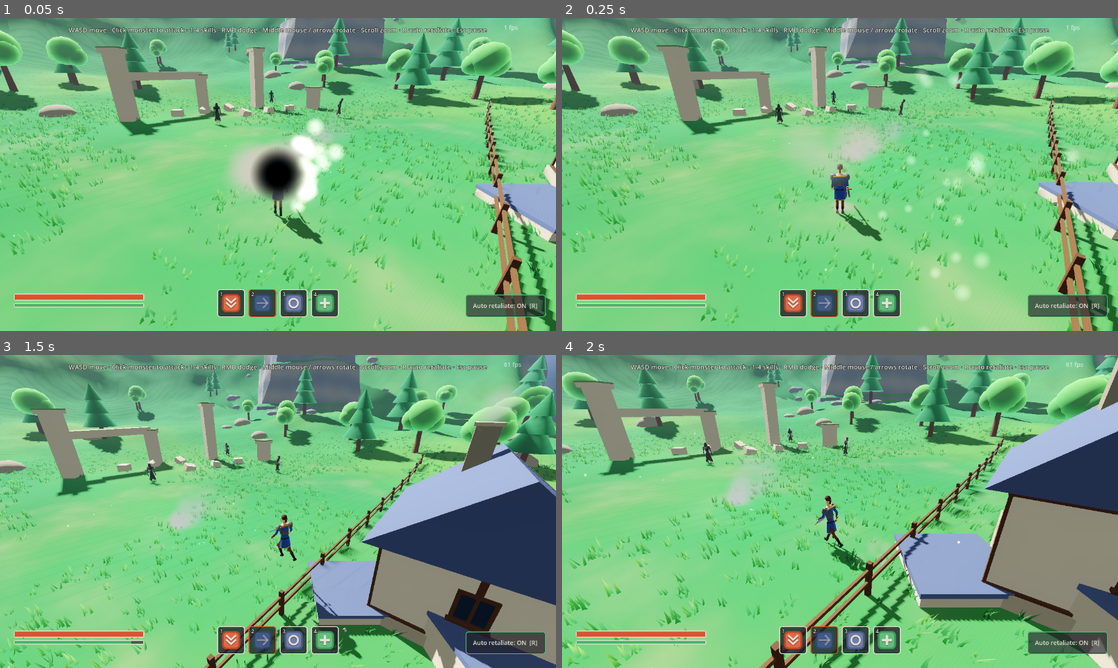
Above: before the commit, frames 1-4 (two rows, left to right).
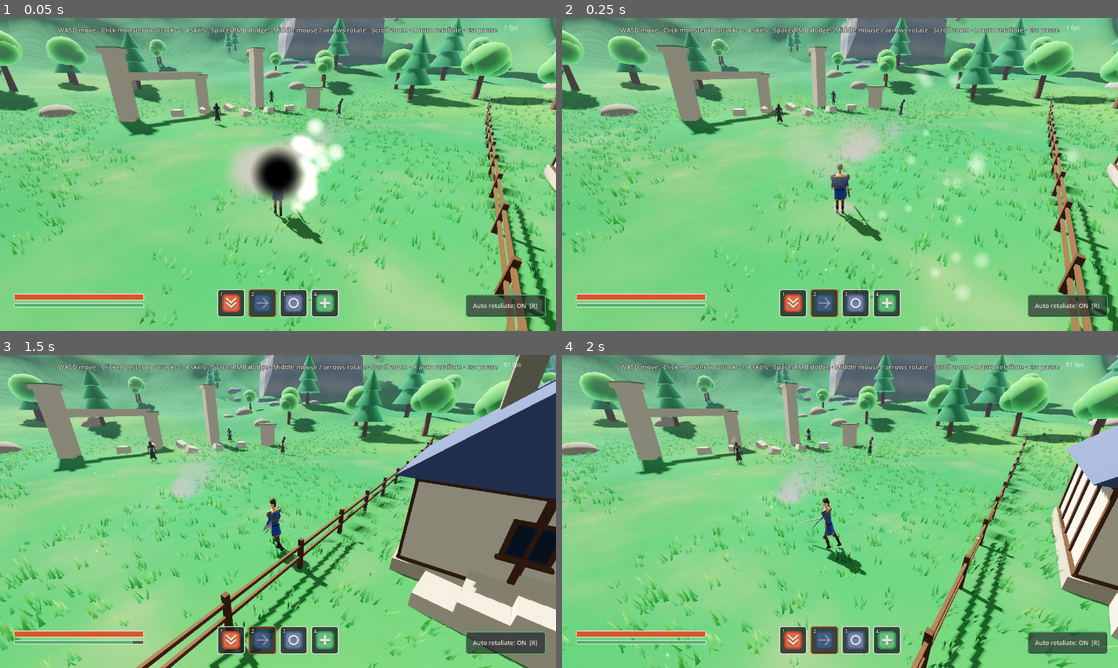
Above: after the commit, the same moments.

Repository: m4rk4ever-lang/Fantasy-RPG
Game: Godot game, scene res://scenes/main.tscn
The game is run twice, just before and just after one commit, with the same random seed, the same clock (stepped at 60 frames per second) and the same inputs.
Inputs (mouse positions are in pixels of both pictures, inside the frame that each line leads up to):
- Up to frame 1 (0.05 s): no input
- Up to frame 2 (0.25 s): no input
- Up to frame 3 (1.5 s): tap Enter at 0.5 s; move the mouse to (400, 495) at 0.52 s; press the mouse at (400, 495) at 0.53 s; hold D (move_right) 0.53-1.25 s; tap Space (jump, bound only before the commit) at 0.77, 1.07 s; tap Alt (dodge) at 0.8 s; release the mouse at (400, 495) at 1.25 s; drag from (166, 527) to (250, 574) at 1.27 s
- Up to frame 4 (2 s): no input

The runs differ from the first frame. In frame 1, 2.4% of the frame differs, in the area x 10-100%, y 2-73%; in frame 2, 2.4%; in frame 3, 56%, in the area x 0-100%, y 0-100%; in frame 4, 51%.

Commit message:
Feedback: springen eruit (automatisch opstappen, Spatie = ontwijken), dorpelingen met humor
Co-Authored-By: Claude Opus 5.5 <noreply@anthropic.com>
Claude-Session: https://claude.ai/code/session_01X1Hshh3gfRJFNSyViJVPYM

Diff:
--- a/scripts/autoload/input_setup.gd
+++ b/scripts/autoload/input_setup.gd
@@ -15,9 +15,8 @@
 	_add_action("look_right", [_key(KEY_RIGHT), _axis(JOY_AXIS_RIGHT_X, 1.0)])
 	_add_action("look_up", [_key(KEY_UP), _axis(JOY_AXIS_RIGHT_Y, -1.0)])
 	_add_action("look_down", [_key(KEY_DOWN), _axis(JOY_AXIS_RIGHT_Y, 1.0)])
-	_add_action("jump", [_key(KEY_SPACE), _button(JOY_BUTTON_A)])
 	_add_action("sprint", [_key(KEY_SHIFT), _button(JOY_BUTTON_LEFT_STICK)])
-	_add_action("dodge", [_key(KEY_ALT), _key(KEY_C), _mouse(MOUSE_BUTTON_RIGHT), _button(JOY_BUTTON_B)])
+	_add_action("dodge", [_key(KEY_SPACE), _key(KEY_ALT), _key(KEY_C), _mouse(MOUSE_BUTTON_RIGHT), _button(JOY_BUTTON_B), _button(JOY_BUTTON_A)])
 	_add_action("attack_light", [_key(KEY_J), _button(JOY_BUTTON_X)])
 	_add_action("click", [_mouse(MOUSE_BUTTON_LEFT)])
 	_add_action("skill_1", [_key(KEY_1), _key(KEY_E), _button(JOY_BUTTON_Y)])
--- a/scripts/player/player.gd
+++ b/scripts/player/player.gd
@@ -1,6 +1,8 @@
 class_name Player
 extends CharacterBody3D
-## Third-person hero controller: walk, sprint, jump (coyote time + buffer), dash with i-frames.
+## Third-person hero controller: walk, sprint, dash with i-frames, click orders.
+## No jumping (owner feedback 13-11-2026): the hero steps up ledges up to `step_height` by itself,
+## so click-to-move never gets stuck on stairs, piers or rocks.
 ## Movement is camera-relative and keeps momentum through acceleration curves.
 
 signal stamina_changed(value: float, max_value: float)
@@ -20,6 +22,7 @@
 @export var air_accel: float = 16.0
 @export var turn_speed: float = 14.0
 @export var jump_velocity: float = 9.5
+@export var step_height: float = 0.5
 @export var gravity: float = 26.0
 @export var fall_gravity_mult: float = 1.45
 @export var coyote_time: float = 0.13
@@ -75,6 +78,7 @@
 
 
 func _ready() -> void:
+	add_to_group(&"player")
 	collision_layer = 2
 	collision_mask = 1
 	floor_snap_length = 0.35
@@ -133,11 +137,7 @@
 
 
 func _unhandled_input(event: InputEvent) -> void:
-	if event.is_action_pressed("jump"):
-		_jump_buffer = jump_buffer_time
-	elif event.is_action_released("jump") and velocity.y > 0.0 and not is_dashing:
-		velocity.y *= 0.5  # Variable jump height.
-	elif event.is_action_pressed("dodge"):
+	if event.is_action_pressed("dodge"):
 		try_dash()
 	elif event.is_action_pressed("toggle_retaliate"):
 		set_auto_retaliate(not auto_retaliate)
@@ -323,7 +323,11 @@
 		if model:
 			model.impulse_squash(-0.35)
 
+	var pre_move_h := Vector3(velocity.x, 0, velocity.z)
 	move_and_slide()
+	# Auto step-up: blocked by a low ledge while walking on the ground -> climb it.
+	if on_floor and is_on_wall() and pre_move_h.length() > 0.5 and not is_dashing:
+		_try_step(pre_move_h * delta * 1.5)
 
 	var now_on_floor: bool = is_on_floor()
 	if now_on_floor and not _was_on_floor:
@@ -395,6 +399,25 @@
 	model.animate(delta, ratio if is_on_floor() else 0.4, is_on_floor(), velocity.y, accel_lean, is_dashing)
 
 
+func _try_step(h_motion: Vector3) -> bool:
+	if h_motion.length() < 0.001:
+		return false
+	var up := Vector3.UP * step_height
+	if test_move(global_transform, up):
+		return false
+	var t: Transform3D = global_transform.translated(up)
+	if test_move(t, h_motion):
+		return false
+	t = t.translated(h_motion)
+	var col := KinematicCollision3D.new()
+	if test_move(t, Vector3.DOWN * (step_height + 0.05), col):
+		var landing: Vector3 = t.origin + col.get_travel()
+		if landing.y > global_position.y + 0.02 and col.get_normal().y > 0.7:
+			global_position = landing
+			return true
+	return false
+
+
 func get_speed_ratio() -> float:
 	return Vector2(velocity.x, velocity.z).length() / sprint_speed
 
--- a/scripts/ui/hud.gd
+++ b/scripts/ui/hud.gd
@@ -54,7 +54,7 @@
 	root.add_child(_fps_label)
 
 	_hint = Label.new()
-	_hint.text = "WASD move · Click monster to attack · 1-4 skills · RMB dodge · Middle mouse / arrows rotate · Scroll zoom · R auto retaliate · Esc pause"
+	_hint.text = "WASD move · Click monster to attack · 1-4 skills · Space/RMB dodge · Middle mouse / arrows rotate · Scroll zoom · R auto retaliate · Esc pause"
 	_hint.anchor_left = 0.5
 	_hint.anchor_right = 0.5
 	_hint.offset_left = -560
--- a/scripts/ui/pause_menu.gd
+++ b/scripts/ui/pause_menu.gd
@@ -17,8 +17,7 @@
 	["Rotate camera", "Middle mouse drag or arrows", "Right stick"],
 	["Zoom", "Scroll wheel or + -", "-"],
 	["Sprint", "Shift", "L3"],
-	["Jump", "Space", "A"],
-	["Dodge", "Right mouse, Alt or C", "B"],
+	["Dodge", "Space, right mouse, Alt or C", "B or A"],
 	["Target nearest", "Q", "R3"],
 	["Auto retaliate on/off", "R or click the button", "D-pad up"],
 	["Pause", "Esc or P", "Start"],
--- a/scripts/world/test_arena.gd
+++ b/scripts/world/test_arena.gd
@@ -470,18 +470,35 @@
 	add_child(root)
 	var stone := _stone_mat(Color("d8d2c2"))
 	var trim := _stone_mat(Color("5b6c9e"), 0.7)
-	var steps: Array[Vector4] = [Vector4(10, 0.5, 6, 3.0), Vector4(13, 1.3, 8.5, 2.6), Vector4(15.5, 2.2, 11.5, 2.4), Vector4(17.5, 3.2, 15, 3.4)]
-	for s: Vector4 in steps:
-		var size := Vector3(s.w, s.y * 2.0, s.w)
+	# Overlook: a stone stair up to a small platform. Steps are low enough to walk up (no jumping).
+	var top := Vector3(17.5, 0, 14.5)
+	var base_y: float = height_at(top.x, top.z)
+	var plat_h: float = 2.8
+	var psize := Vector3(4.6, plat_h + 2.0, 4.6)
+	var pm := BoxMesh.new()
+	pm.size = psize
+	var ps := BoxShape3D.new()
+	ps.size = psize
+	_add_static(root, pm, stone, Transform3D(Basis(), Vector3(top.x, base_y + plat_h - psize.y * 0.5, top.z)), ps)
+	var prim := BoxMesh.new()
+	prim.size = Vector3(4.8, 0.16, 4.8)
+	_add_static(root, prim, trim, Transform3D(Basis(), Vector3(top.x, base_y + plat_h - 0.07, top.z)))
+	var d := Vector3(-0.707, 0, -0.707)
+	var yaw: float = atan2(d.x, d.z)
+	var n_steps: int = 8
+	for i: int in n_steps:
+		var rise: float = plat_h - (i + 1) * (plat_h / (n_steps + 1))
+		var c: Vector3 = top + d * (2.3 + 0.45 + i * 0.9)
+		var gy: float = height_at(c.x, c.z)
+		var h: float = base_y + rise - gy + 1.0
+		if h <= 1.05:
+			break
+		var sz := Vector3(2.4, h, 0.92)
 		var bm := BoxMesh.new()
-		bm.size = size
+		bm.size = sz
 		var sh := BoxShape3D.new()
-		sh.size = size
-		var gy: float = height_at(s.x, s.z)
-		_add_static(root, bm, stone, Transform3D(Basis(), Vector3(s.x, gy, s.z)), sh)
-		var rim := BoxMesh.new()
-		rim.size = Vector3(s.w + 0.1, 0.15, s.w + 0.1)
-		_add_static(root, rim, trim, Transform3D(Basis(), Vector3(s.x, gy + s.y - 0.07, s.z)))
+		sh.size = sz
+		_add_static(root, bm, stone, Transform3D(Basis(Vector3.UP, yaw), Vector3(c.x, base_y + rise - h * 0.5, c.z)), sh)
 	# Rounded boulders.
 	var rock_mat := _stone_mat(Color("a9a597"), 0.95)
 	var rng := RandomNumberGenerator.new()
--- a/scripts/world/village.gd
+++ b/scripts/world/village.gd
@@ -412,9 +412,17 @@
 		[Vector2(31.0, -6.0), Vector2(TestArena.SHORE_S + 12.0, -4.0)],
 		[Vector2(33.0, 6.0), Vector2(33.5, 30.0), Vector2(29.0, 20.0)],
 	]
+	var barks: Array = [
+		["Fresh fish! Well. Fresh-ish.", "The gulls have unionised again. They want more bread.", "If you see a Hollow, tell it we're closed.", "Morvaine gives, Morvaine takes. Mostly my nets."],
+		["Mind the third plank. And the fourth. Actually, mind all of them.", "A Warden? I thought your lot were a bedtime story.", "The sea remembers everything. Unlike my brother-in-law."],
+		["Back in my day the Veil only took your keys.", "That shard has hung there since Tuesday. Rude, really.", "Gods singing the world into being. Can't even hum, myself.", "They say the Unsung had a lovely voice. Nobody remembers."],
+	]
 	for i: int in outfits.size():
 		var v := Villager.new()
 		v.outfit = outfits[i]
+		var bl: Array[String] = []
+		bl.assign(barks[i])
+		v.lines = bl
 		var pts: Array[Vector3] = []
 		for r: Vector2 in routes[i]:
 			var p: Vector3 = _sea() * r.x + _along() * r.y
--- a/scripts/world/villager.gd
+++ b/scripts/world/villager.gd
@@ -7,6 +7,12 @@
 var outfit: Dictionary = {}
 var arena: TestArena
 var speed: float = 1.7
+## Things this villager says when the hero is near. Epic world, but people still joke.
+var lines: Array[String] = []
+
+var _label: Label3D
+var _line_timer: float = 0.0
+var _line_index: int = 0
 
 var _model: HeroModel
 var _index: int = 0
@@ -30,6 +36,19 @@
 		global_position = _ground(route[0])
 		_index = 1 % route.size()
 	_wait = _rng.randf_range(0.0, 3.0)
+	_label = Label3D.new()
+	_label.billboard = BaseMaterial3D.BILLBOARD_ENABLED
+	_label.position.y = 2.25
+	_label.font_size = 40
+	_label.pixel_size = 0.004
+	_label.outline_size = 10
+	_label.modulate = Color("e6e1d3")
+	_label.outline_modulate = Color(0.12, 0.13, 0.16, 0.9)
+	_label.width = 600.0
+	_label.autowrap_mode = TextServer.AUTOWRAP_WORD_SMART
+	_label.visible = false
+	add_child(_label)
+	_line_index = _rng.randi() % maxi(lines.size(), 1)
 
 
 func _ground(p: Vector3) -> Vector3:
@@ -40,6 +59,7 @@
 
 
 func _process(delta: float) -> void:
+	_update_bark(delta)
 	if route.size() < 2:
 		_model.animate(delta, 0.0, true, 0.0, 0.0, false)
 		return
@@ -60,3 +80,20 @@
 			moving = speed / 10.5 * 1.15
 	_model.rotation.y = _facing
 	_model.animate(delta, moving, true, 0.0, 0.0, false)
+
+
+func _update_bark(delta: float) -> void:
+	if lines.is_empty():
+		return
+	var hero: Node3D = get_tree().get_first_node_in_group(&"player") as Node3D
+	var near: bool = hero != null and hero.global_position.distance_to(global_position) < 6.0
+	if not near:
+		_label.visible = false
+		_line_timer = 0.0
+		return
+	_line_timer -= delta
+	if _line_timer <= 0.0:
+		_label.text = lines[_line_index % lines.size()]
+		_line_index += 1
+		_line_timer = 7.0
+	_label.visible = _line_timer > 1.5  # Short pause between lines.
--- a/tools/run_tests.gd
+++ b/tools/run_tests.gd
@@ -51,14 +51,32 @@
 	var moved: float = Vector2(player.global_position.x - start.x, player.global_position.z - start.z).length()
 	_check(moved > 3.0, "player walks forward (moved %.2f m)" % moved)
 
-	# Jump: should leave the ground then land again.
+	# No jumping: the hero steps up a 0.4 m ledge by walking into it.
 	await _frames(20)
-	var y0: float = player.global_position.y
-	player.request_jump()
-	await _frames(12)
-	_check(player.global_position.y > y0 + 0.5, "player jumps (dy %.2f)" % (player.global_position.y - y0))
-	await _frames(90)
-	_check(player.is_on_floor(), "player lands after jump")
+	var ledge := StaticBody3D.new()
+	var lcs := CollisionShape3D.new()
+	var lbox := BoxShape3D.new()
+	lbox.size = Vector3(4.0, 0.8, 4.0)
+	lcs.shape = lbox
+	ledge.add_child(lcs)
+	root.add_child(ledge)
+	var yaw_node: Node3D = (_main.get("camera_rig") as CameraRig).get_yaw_node()
+	var fwd0: Vector3 = -yaw_node.global_transform.basis.z
+	fwd0.y = 0.0
+	fwd0 = fwd0.normalized()
+	ledge.global_position = player.global_position + fwd0 * 3.2
+	var y_before: float = player.global_position.y
+	await _frames(3)
+	player.debug_move_input = Vector2(0, -1)
+	var max_y: float = y_before
+	for _i: int in 60:
+		await _frames(1)
+		max_y = maxf(max_y, player.global_position.y)
+	player.debug_move_input = Vector2.ZERO
+	_check(max_y > y_before + 0.3, "hero steps up a 0.4 m ledge without jumping (dy %.2f)" % (max_y - y_before))
+	ledge.queue_free()
+	await _frames(60)
+	_check(player.is_on_floor(), "hero back on the ground")
 
 	# Dash: fast burst, costs stamina, grants i-frames.
 	var st0: float = player.stamina
--- a/tools/screenshot.gd
+++ b/tools/screenshot.gd
@@ -122,6 +122,26 @@
 	await _wait(8)
 	await _save("06_dorp.png")
 
+	# 5c. A villager talking to the hero (humor in the world).
+	var villager: Villager = null
+	for c: Node in arena.get_node("Village").get_children():
+		if c is Villager:
+			villager = c  # The last one walks the beach: open view from the sea side.
+	if villager:
+		villager.process_mode = Node.PROCESS_MODE_DISABLED
+		var vp: Vector3 = villager.global_position
+		player.global_position = vp + along * 1.7 + Vector3.UP * 0.3
+		player.face_direction(-along)
+		await _wait(10)
+		villager.process_mode = Node.PROCESS_MODE_INHERIT
+		villager.speed = 0.0
+		await _wait(4)
+		cam.fov = 50.0
+		cam.global_position = vp + sea * 4.5 + along * 0.9 + Vector3.UP * 2.0
+		cam.look_at(vp + along * 0.9 + Vector3.UP * 1.5)
+		await _wait(4)
+		await _save("07_dorpeling.png")
+
 	# 5. Dusk over the valley: day-night cycle.
 	dn.time_of_day = 19.2
 	dn.apply()
Binary file changed: docs/screenshots/2026-11-13b/01_overzicht.png
Binary file changed: docs/screenshots/2026-11-13b/02_gevecht.png
Binary file changed: docs/screenshots/2026-11-13b/03_landmark.png
Binary file changed: docs/screenshots/2026-11-13b/04_held.png
Binary file changed: docs/screenshots/2026-11-13b/05_avond.png
Binary file changed: docs/screenshots/2026-11-13b/06_dorp.png
Binary file added: docs/screenshots/2026-11-13b/07_dorpeling.png
Not shown, changed: CHANGELOG.md
Not shown, changed: docs/DESIGN.md
Not shown, changed: feedback/verwerkt/2026-11-13-auto-retaliate.md
